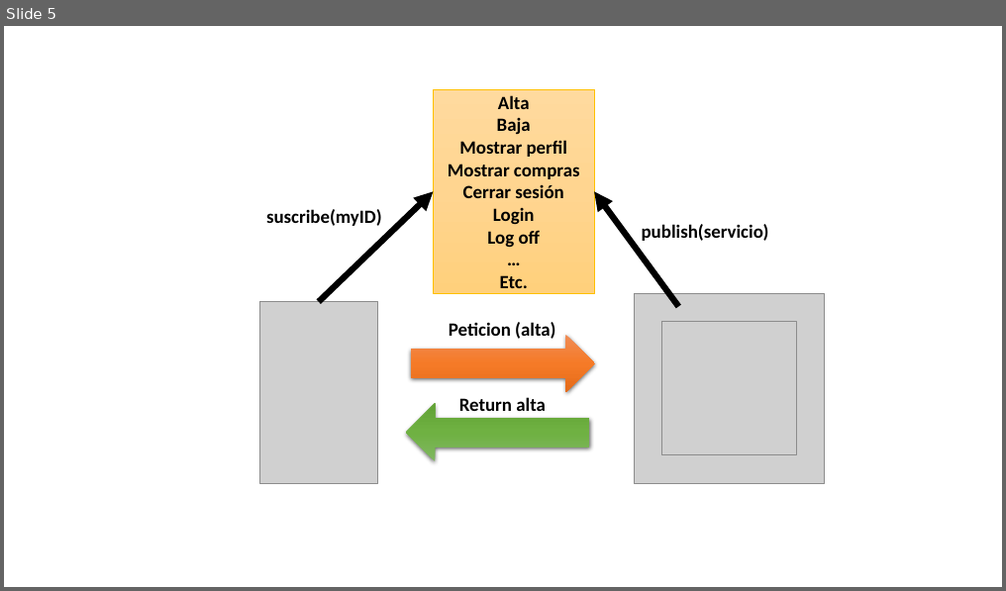
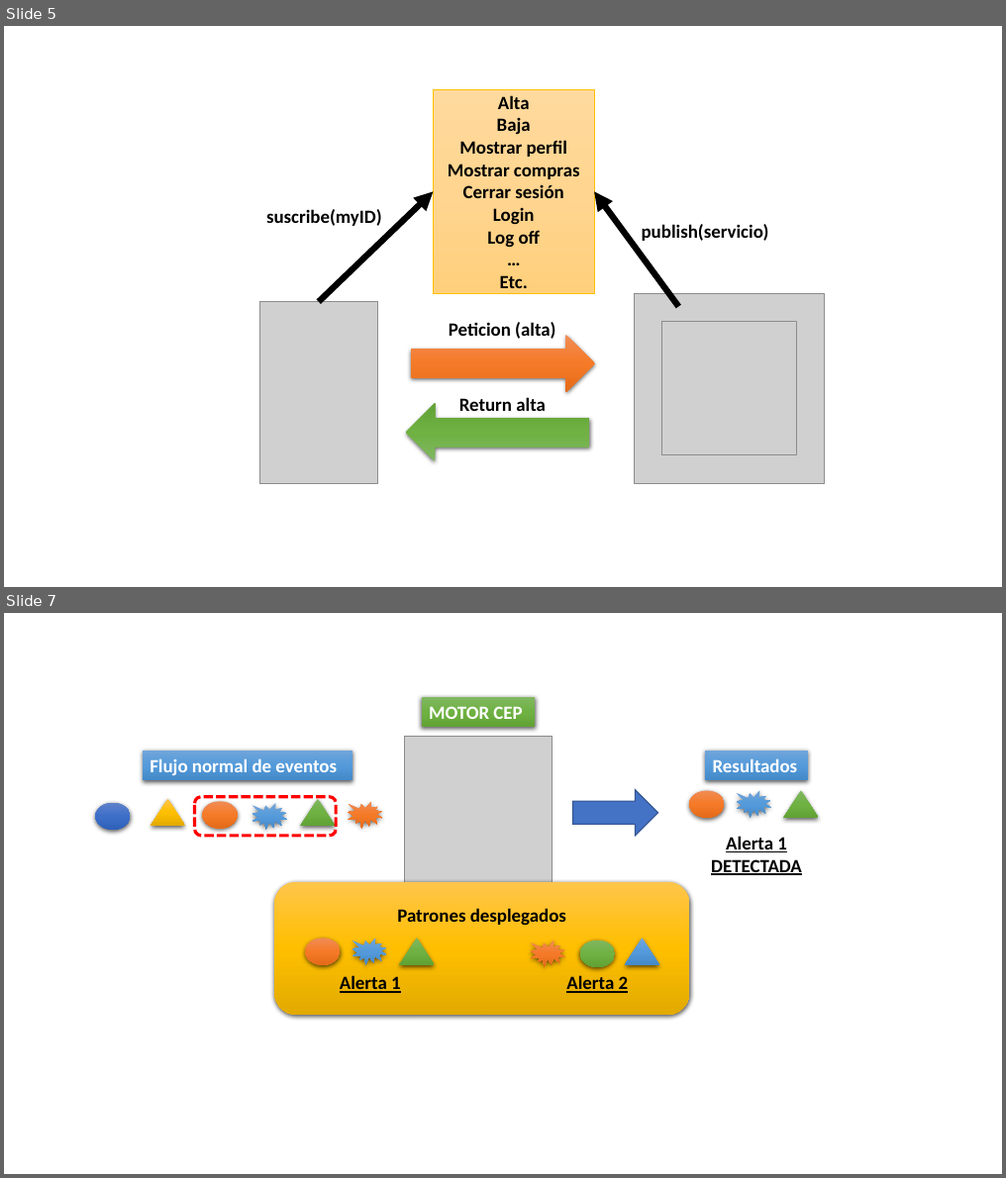
Before and after one commit to kikejosan/EolicSimulatorCEP, a slide deck: docs/Diagrama de arquitectura.pptx. Shown one above the other, each under a label of ours: slide 5 before the commit, slides 5 and 7 after it; the slides between them are not shown. The pictures are 1006x591 and 1006x1178 pixels, drawn with LibreOffice and Linux fonts; fonts in the diff are those of the drawing; grey boxes stand for pictures. Boxes give left, top, right and bottom in pixels: in the first picture for what was removed or moved away, otherwise in the second. Text is boxed around its words. In the diff, an @@ line names an element or a change of style, - is before the commit and + after.

```diff
--- a/docs/Diagrama de arquitectura.pptx
+++ b/docs/Diagrama de arquitectura.pptx
@@ slide 7 added at box(4, 613, 1002, 1174), background #FFFFFF @@
@@ rectangle added at box(422, 697, 536, 727), fill gradient #81B861 to #6FB242 to #62A336, 18 pt, text #FFFFFF, bold @@
+MOTOR CEP
@@ rectangle added at box(143, 750, 352, 780), fill gradient #71A6DB to #559BDB to #448ACA, 18 pt, text #FFFFFF, bold @@
+Flujo normal de eventos
@@ picture added at box(405, 736, 552, 883) @@
@@ rectangle added at box(706, 750, 808, 780), fill gradient #71A6DB to #559BDB to #448ACA, 18 pt, text #FFFFFF, bold @@
+Resultados
@@ right arrow added at box(573, 789, 658, 836), fill #4472C4, outline #325491 1 pt @@
@@ ellipse added at box(690, 790, 725, 817), fill gradient #F18C57 to #F67B28 to #E56C19 @@
@@ irregular seal added at box(737, 790, 771, 817), fill gradient #71A6DB to #559BDB to #448ACA @@
@@ triangle added at box(784, 790, 819, 817), fill gradient #81B861 to #6FB242 to #62A336 @@
@@ ellipse added at box(95, 802, 131, 830), fill gradient #6183CB to #3E70CA to #3062BB @@
@@ triangle added at box(151, 799, 186, 827), fill gradient #FFC64B to #FFC000 to #E3AB00 @@
@@ rounded rectangle added at box(195, 797, 337, 836), outline #FF0000 3 pt dashed @@
@@ ellipse added at box(202, 802, 238, 829), fill gradient #F18C57 to #F67B28 to #E56C19 @@
@@ irregular seal added at box(252, 803, 288, 830), fill gradient #71A6DB to #559BDB to #448ACA @@
@@ triangle added at box(300, 799, 336, 827), fill gradient #81B861 to #6FB242 to #62A336 @@
@@ irregular seal added at box(348, 802, 383, 829), fill gradient #F18C57 to #F67B28 to #E56C19 @@
@@ text added at box(711, 836, 802, 875), 18 pt, text #000000, bold, underline @@
+Alerta 1 DETECTADA
@@ rounded rectangle added at box(275, 881, 690, 1015), fill gradient #FFC64B to #FFC000 to #E3AB00, 18 pt, text #000000, bold @@
+Patrones desplegados
@@ ellipse added at box(305, 939, 341, 965), fill gradient #F18C57 to #F67B28 to #E56C19 @@
@@ irregular seal added at box(352, 939, 387, 965), fill gradient #71A6DB to #559BDB to #448ACA @@
@@ triangle added at box(399, 939, 435, 965), fill gradient #81B861 to #6FB242 to #62A336 @@
@@ triangle added at box(625, 939, 659, 965), fill gradient #71A6DB to #559BDB to #448ACA @@
@@ irregular seal added at box(531, 940, 565, 967), fill gradient #F18C57 to #F67B28 to #E56C19 @@
@@ ellipse added at box(580, 940, 616, 967), fill gradient #81B861 to #6FB242 to #62A336 @@
@@ text added at box(340, 975, 401, 993), 18 pt, text #000000, bold, underline @@
+Alerta 1
@@ text added at box(566, 975, 629, 993), 18 pt, text #000000, bold, underline @@
+Alerta 2
```
Also in this commit, not shown: 1 other slide added, 1 other file.
